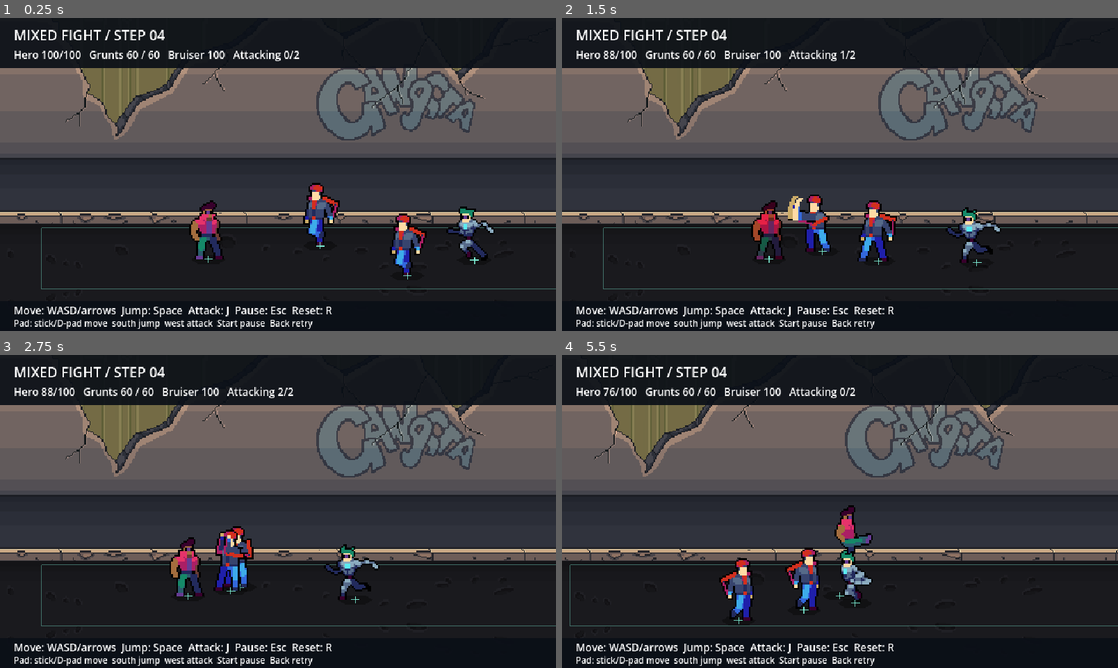
Above: before the commit, frames 1-4 (two rows, left to right).
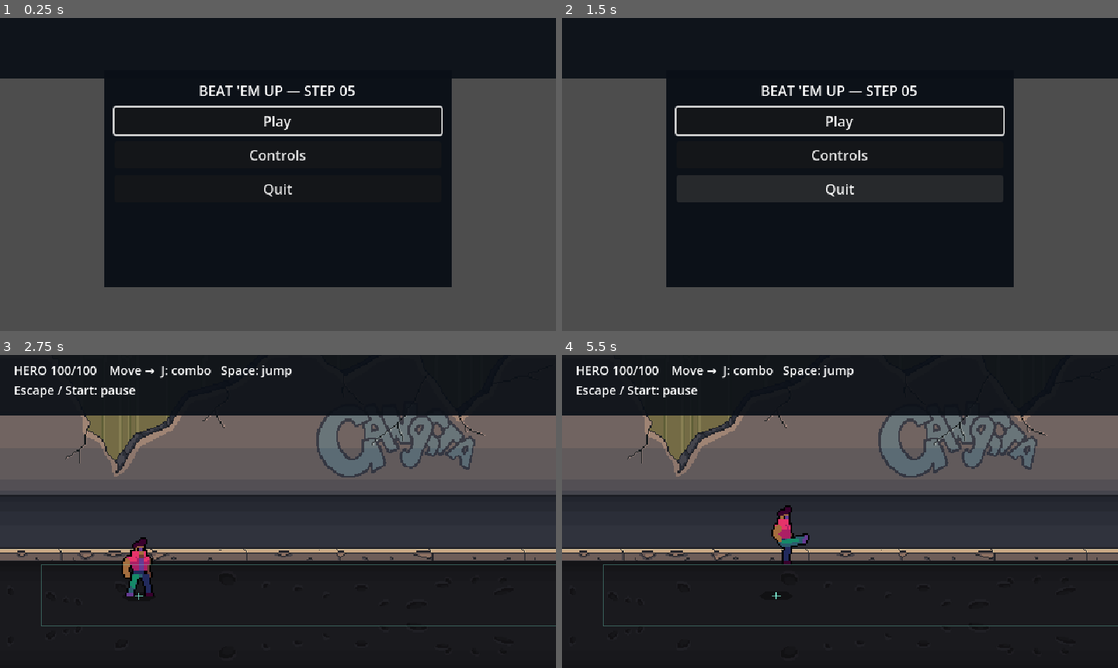
Above: after the commit, the same moments.

Repository: joacod/godot-games
Game: Godot game, scene res://main.tscn
Same seed, same stepped clock (60 frames per second), same inputs: the game is played once before the commit and once after it.
Inputs (mouse positions are in pixels of both pictures, inside the frame that each line leads up to):
- Up to frame 1 (0.25 s): no input
- Up to frame 2 (1.5 s): click (840, 155) at 0.5 s, where only the run after the commit has a clickable "Controls"; click (840, 199) at 1.25 s, where only the run after the commit has a clickable "Back"
- Up to frame 3 (2.75 s): click (278, 458) at 2 s, where only the run after the commit has a clickable "Play"
- Up to frame 4 (5.5 s): tap Enter (ui_accept) at 2.75 s; move the mouse to (962, 495) at 2.77 s; hold D (move_right) 2.78-3.53 s; hold J (attack) 2.78-3.53 s; click (962, 495) at 2.92 s; tap Space (jump) at 3.02, 3.05, 3.32, 3.6, 3.77, 4.07, 4.55, 5.27 s; move the mouse to (728, 527) at 3.52 s; hold S (move_down) 3.53-4.28 s; click (728, 527) at 3.67 s; tap J (attack) at 3.8, 5.3 s; move the mouse to (895, 442) at 4.27 s; hold D (move_right) 4.28-5.03 s; hold J (attack) 4.28-5.03 s; click (895, 442) at 4.42 s; move the mouse to (812, 574) at 5.02 s; hold W (move_up) from 5.03 s (still down); tap K (test_hit) at 5.1 s; click (812, 574) at 5.17 s

The runs differ from the first frame. In frame 1, 66% of the frame differs, in the area x 0-100%, y 3-100%; in frame 2, 61%; in frame 3, 9.3%; in frame 4, 15%.

Commit message:
Add beat-em-up Step 05 level and encounters

Diff:
--- a/beat-em-up/main.tscn
+++ b/beat-em-up/main.tscn
@@ -1,5 +1,5 @@
 [gd_scene load_steps=2 format=3]
-
-[ext_resource type="PackedScene" path="res://scenes/enemies/fight_street.tscn" id="1"]
-
-[node name="Main" instance=ExtResource("1")]
+[ext_resource type="Script" path="res://scenes/ui/run.gd" id="1"]
+[node name="Main" type="Node"]
+process_mode = 3
+script = ExtResource("1")
--- /dev/null
+++ b/beat-em-up/scenes/level/encounter.gd
@@ -0,0 +1,102 @@
+extends Node2D
+## A single arena owns queued waves, living actors and attack reservations.
+
+signal cleared
+
+@export var arena_bounds: Rect2
+@export var waves: Array[PackedScene] = []
+@export var wave_sizes: Array[int] = []
+@export var wave_delay: float = 1.2
+
+var player: CharacterBody2D
+var camera: Camera2D
+var actors: Node2D
+var enemies: Array[CharacterBody2D] = []
+var slots: Array[CharacterBody2D] = []
+var started: bool = false
+var finished: bool = false
+var next_wave: int = 0
+var spawn_cursor: int = 0
+var pending_time: float = 0.0
+var living: Dictionary = {}
+
+
+func start() -> void:
+	if started or player.health == 0:
+		return
+	started = true
+	_spawn_wave()
+
+
+func _physics_process(delta: float) -> void:
+	if not started or finished or player.health == 0 or not living.is_empty():
+		return
+	pending_time = maxf(0.0, pending_time - delta)
+	if pending_time == 0.0:
+		_spawn_wave()
+
+
+func _spawn_wave() -> void:
+	if player.health == 0 or get_tree().paused or next_wave >= wave_sizes.size():
+		return
+	var markers := $Spawns.get_children()
+	# Choose the farthest authored markers first; each is visible and reachable.
+	markers.sort_custom(func(a: Node2D, b: Node2D) -> bool:
+		return a.position.distance_to(player.position) > b.position.distance_to(player.position))
+	for index in range(wave_sizes[next_wave]):
+		var enemy: CharacterBody2D = waves[spawn_cursor + index].instantiate()
+		enemy.position = markers[index].position
+		enemy.ground_bounds = arena_bounds
+		enemy.encounter = self
+		enemy.target = player
+		actors.add_child(enemy)
+		enemies.append(enemy)
+		living[enemy.get_instance_id()] = true
+		enemy.died.connect(_enemy_died.bind(enemy))
+	spawn_cursor += wave_sizes[next_wave]
+	next_wave += 1
+
+
+func _enemy_died(enemy: CharacterBody2D) -> void:
+	var id := enemy.get_instance_id()
+	if not living.has(id):
+		return
+	living.erase(id)
+	release_slot(enemy)
+	if not living.is_empty() or player.health == 0:
+		return
+	if next_wave < wave_sizes.size():
+		pending_time = wave_delay
+	else:
+		finished = true
+		cleared.emit()
+
+
+func claim_slot(enemy: CharacterBody2D) -> bool:
+	if finished or player.health == 0 or get_tree().paused or enemy.health == 0 \
+			or not is_visible_fighter(enemy):
+		return false
+	if slots.has(enemy):
+		return true
+	if slots.size() >= 2:
+		return false
+	slots.append(enemy)
+	return true
+
+
+func release_slot(enemy: CharacterBody2D) -> void:
+	slots.erase(enemy)
+
+
+func is_visible_fighter(enemy: CharacterBody2D) -> bool:
+	return absf(enemy.position.x - camera.position.x) <= 280.0
+
+
+func approach_position(enemy: CharacterBody2D) -> Vector2:
+	var index := enemies.find(enemy)
+	var side := -1.0 if index % 2 == 0 else 1.0
+	if not arena_bounds.has_point(player.position + Vector2(side * 38.0, 0)):
+		side = -side
+	var depth := (-12.0 if index % 2 == 0 else 12.0) if slots.size() < 2 \
+		else (-24.0 if index % 2 == 0 else 24.0)
+	return (player.position + Vector2(side * 38.0, depth)).clamp(arena_bounds.position, arena_bounds.end)
--- /dev/null
+++ b/beat-em-up/scenes/level/street.gd
@@ -0,0 +1,79 @@
+extends Node2D
+## Street progression is independent of the title/pause run owner.
+
+signal hero_died
+
+const ROUTE_BOUNDS := Rect2(48, 242, 2416, 70)
+
+@onready var player: CharacterBody2D = $Actors/Player
+@onready var camera: Camera2D = $Camera
+@onready var encounters: Array[Node] = [$FirstFight, $YardFight]
+var active: Node2D
+var prompt: String = "Move →  J: combo   Space: jump"
+var reached_entrance: bool = false
+
+
+func _ready() -> void:
+	$Boundaries.draw.connect(_draw_boundaries)
+	player.ground_bounds = ROUTE_BOUNDS
+	player.died.connect(_hero_died)
+	for encounter in encounters:
+		encounter.player = player
+		encounter.camera = camera
+		encounter.actors = $Actors
+		encounter.cleared.connect(_cleared.bind(encounter))
+	_update_progress()
+
+
+func _physics_process(_delta: float) -> void:
+	if player.health > 0:
+		_update_progress()
+
+
+func _update_progress() -> void:
+	if active == null:
+		for encounter in encounters:
+			if not encounter.started and player.position.x >= encounter.arena_bounds.position.x + 60.0:
+				active = encounter
+				player.ground_bounds = encounter.arena_bounds
+				player.position = player.position.clamp(player.ground_bounds.position, player.ground_bounds.end)
+				camera.position.x = encounter.arena_bounds.get_center().x
+				encounter.start()
+				prompt = "Clear the fight — gates locked"
+				break
+	if active == null:
+		player.ground_bounds = ROUTE_BOUNDS
+		# A pending arena cannot be crossed between trigger checks, even airborne.
+		for encounter in encounters:
+			if not encounter.started:
+				player.ground_bounds.size.x = encounter.arena_bounds.end.x - ROUTE_BOUNDS.position.x
+				break
+		camera.position.x = clampf(player.position.x, 320.0, 2240.0)
+		if encounters[1].finished and player.position.x >= 2300.0:
+			reached_entrance = true
+			prompt = "BOSS ENTRANCE SEALED — boss arrives in Step 06"
+	$Boundaries.queue_redraw()
+
+
+func _cleared(encounter: Node2D) -> void:
+	if player.health == 0 or active != encounter:
+		return
+	active = null
+	prompt = "GO →"
+	_update_progress()
+
+
+func _hero_died() -> void:
+	for encounter in encounters:
+		for enemy in encounter.enemies:
+			enemy.cancel_attack()
+	hero_died.emit()
+
+
+func _draw_boundaries() -> void:
+	$Boundaries.draw_rect(ROUTE_BOUNDS, Color(0.5, 0.95, 0.85, 0.35), false, 1.0)
+	for encounter in encounters:
+		if encounter == active:
+			for x in [encounter.arena_bounds.position.x, encounter.arena_bounds.end.x]:
+				$Boundaries.draw_line(Vector2(x, 220), Vector2(x, 318), Color(1, 0.7, 0.2), 5.0)
+	$Boundaries.draw_line(Vector2(2464, 210), Vector2(2464, 318), Color(0.8, 0.3, 0.3), 8.0)
--- /dev/null
+++ b/beat-em-up/scenes/level/street.tscn
@@ -0,0 +1,114 @@
+[gd_scene load_steps=8 format=3]
+[ext_resource type="Script" path="res://scenes/level/street.gd" id="1"]
+[ext_resource type="Texture2D" path="res://assets/street/city.png" id="2"]
+[ext_resource type="PackedScene" path="res://scenes/player/player.tscn" id="3"]
+[ext_resource type="PackedScene" path="res://scenes/enemies/grunt.tscn" id="4"]
+[ext_resource type="PackedScene" path="res://scenes/enemies/bruiser.tscn" id="5"]
+[ext_resource type="Script" path="res://scenes/level/encounter.gd" id="6"]
+[sub_resource type="AtlasTexture" id="RoadExtension"]
+atlas = ExtResource("2")
+region = Rect2(0, 900, 1920, 180)
+[node name="Street" type="Node2D"]
+process_mode = 1
+script = ExtResource("1")
+[node name="Scenery" type="Node2D" parent="."]
+
+[node name="StreetLeft" type="Sprite2D" parent="Scenery"]
+position = Vector2(0, -60)
+scale = Vector2(0.33333334, 0.33333334)
+texture = ExtResource("2")
+centered = false
+
+[node name="StreetRight" type="Sprite2D" parent="Scenery"]
+position = Vector2(640, -60)
+scale = Vector2(0.33333334, 0.33333334)
+texture = ExtResource("2")
+centered = false
+flip_h = true
+
+[node name="RoadLeft" type="Sprite2D" parent="Scenery"]
+position = Vector2(0, 300)
+scale = Vector2(0.33333334, 0.33333334)
+texture = SubResource("RoadExtension")
+centered = false
+flip_v = true
+
+[node name="RoadRight" type="Sprite2D" parent="Scenery"]
+position = Vector2(640, 300)
+scale = Vector2(0.33333334, 0.33333334)
+texture = SubResource("RoadExtension")
+centered = false
+flip_h = true
+flip_v = true
+
+[node name="StreetFarLeft" type="Sprite2D" parent="Scenery"]
+position = Vector2(1280, -60)
+scale = Vector2(0.33333334, 0.33333334)
+texture = ExtResource("2")
+centered = false
+
+[node name="StreetFarRight" type="Sprite2D" parent="Scenery"]
+position = Vector2(1920, -60)
+scale = Vector2(0.33333334, 0.33333334)
+texture = ExtResource("2")
+centered = false
+flip_h = true
+
+[node name="RoadFarLeft" type="Sprite2D" parent="Scenery"]
+position = Vector2(1280, 300)
+scale = Vector2(0.33333334, 0.33333334)
+texture = SubResource("RoadExtension")
+centered = false
+flip_v = true
+
+[node name="RoadFarRight" type="Sprite2D" parent="Scenery"]
+position = Vector2(1920, 300)
+scale = Vector2(0.33333334, 0.33333334)
+texture = SubResource("RoadExtension")
+centered = false
+flip_h = true
+flip_v = true
+
+
+[node name="Boundaries" type="Node2D" parent="."]
+z_index = 1
+
+[node name="Actors" type="Node2D" parent="."]
+y_sort_enabled = true
+[node name="Player" parent="Actors" instance=ExtResource("3")]
+position = Vector2(160, 278)
+[node name="Camera" type="Camera2D" parent="."]
+position = Vector2(320, 180)
+limit_left = 0
+limit_top = 0
+limit_right = 2560
+limit_bottom = 360
+process_callback = 0
+[node name="FirstFight" type="Node2D" parent="."]
+script = ExtResource("6")
+arena_bounds = Rect2(480, 242, 540, 70)
+waves = Array[PackedScene]([ExtResource("4"), ExtResource("4")])
+wave_sizes = Array[int]([2])
+[node name="Spawns" type="Node2D" parent="FirstFight"]
+[node name="Spawn0" type="Marker2D" parent="FirstFight/Spawns"]
+position = Vector2(540, 252)
+[node name="Spawn1" type="Marker2D" parent="FirstFight/Spawns"]
+position = Vector2(960, 300)
+[node name="Spawn2" type="Marker2D" parent="FirstFight/Spawns"]
+position = Vector2(580, 300)
+[node name="Spawn3" type="Marker2D" parent="FirstFight/Spawns"]
+position = Vector2(920, 252)
+[node name="YardFight" type="Node2D" parent="."]
+script = ExtResource("6")
+arena_bounds = Rect2(1560, 242, 540, 70)
+waves = Array[PackedScene]([ExtResource("4"), ExtResource("4"), ExtResource("4"), ExtResource("5")])
+wave_sizes = Array[int]([2, 2])
+[node name="Spawns" type="Node2D" parent="YardFight"]
+[node name="Spawn0" type="Marker2D" parent="YardFight/Spawns"]
+position = Vector2(1620, 252)
+[node name="Spawn1" type="Marker2D" parent="YardFight/Spawns"]
+position = Vector2(2040, 300)
+[node name="Spawn2" type="Marker2D" parent="YardFight/Spawns"]
+position = Vector2(1660, 300)
+[node name="Spawn3" type="Marker2D" parent="YardFight/Spawns"]
+position = Vector2(2000, 252)
--- /dev/null
+++ b/beat-em-up/scenes/ui/run.gd
@@ -0,0 +1,137 @@
+extends Node
+## Owns one whole run and the minimal keyboard/controller menu flow.
+
+const STREET = preload("res://scenes/level/street.tscn")
+enum State { TITLE, CONTROLS, PLAYING, PAUSED, DEAD }
+var state: State = State.TITLE
+var street: Node2D
+var overlay: CanvasLayer
+var panel: PanelContainer
+var items: VBoxContainer
+var heading: Label
+var hud: Label
+
+
+func _ready() -> void:
+	process_mode = Node.PROCESS_MODE_ALWAYS
+	overlay = CanvasLayer.new()
+	add_child(overlay)
+	hud = Label.new()
+	hud.position = Vector2(16, 8)
+	hud.size = Vector2(608, 56)
+	hud.autowrap_mode = TextServer.AUTOWRAP_WORD_SMART
+	hud.add_theme_font_size_override("font_size", 14)
+	var header := ColorRect.new()
+	header.size = Vector2(640, 70)
+	header.color = Color(0.04, 0.06, 0.09, 0.92)
+	header.mouse_filter = Control.MOUSE_FILTER_IGNORE
+	overlay.add_child(header)
+	overlay.add_child(hud)
+	panel = PanelContainer.new()
+	panel.position = Vector2(120, 60)
+	panel.size = Vector2(400, 250)
+	var style := StyleBoxFlat.new()
+	style.bg_color = Color(0.04, 0.06, 0.09, 0.97)
+	style.content_margin_left = 12.0
+	style.content_margin_right = 12.0
+	style.content_margin_top = 12.0
+	style.content_margin_bottom = 12.0
+	panel.add_theme_stylebox_override("panel", style)
+	overlay.add_child(panel)
+	items = VBoxContainer.new()
+	items.add_theme_constant_override("separation", 8)
+	panel.add_child(items)
+	_show_menu(State.TITLE)
+
+
+func _process(_delta: float) -> void:
+	if is_instance_valid(street):
+		hud.text = "HERO %d/%d    %s\nEscape / Start: pause" % [street.player.health,
+			street.player.max_health, street.prompt]
+
+
+func _show_menu(next_state: State) -> void:
+	state = next_state
+	get_tree().paused = state == State.PAUSED or state == State.DEAD
+	for child in items.get_children():
+		items.remove_child(child)
+		child.queue_free()
+	panel.show()
+	heading = Label.new()
+	heading.horizontal_alignment = HORIZONTAL_ALIGNMENT_CENTER
+	heading.text = {State.TITLE: "BEAT 'EM UP — STEP 05", State.CONTROLS: "CONTROLS",
+		State.PAUSED: "PAUSED", State.DEAD: "GAME OVER"}[state]
+	items.add_child(heading)
+	match state:
+		State.TITLE:
+			_button("Play", start_run)
+			_button("Controls", func() -> void: _show_menu(State.CONTROLS))
+			_button("Quit", func() -> void: get_tree().quit())
+		State.CONTROLS:
+			var controls := Label.new()
+			controls.text = "Move: WASD/arrows / stick or D-pad\nAttack: J / west   Jump: Space / south\nPause: Escape / Start\nMenus: arrows/D-pad, Enter/south, Esc/east"
+			controls.add_theme_font_size_override("font_size", 13)
+			items.add_child(controls)
+			_button("Back", main_menu)
+		State.PAUSED, State.DEAD:
+			if state == State.PAUSED:
+				_button("Resume", resume_run)
+			_button("Retry", start_run)
+			_button("Main Menu", main_menu)
+			_button("Quit", func() -> void: get_tree().quit())
+	for child in items.get_children():
+		if child is Button:
+			child.grab_focus()
+			break
+
+
+func _button(text: String, action: Callable) -> void:
+	var button := Button.new()
+	button.text = text
+	button.action_mode = BaseButton.ACTION_MODE_BUTTON_PRESS
+	button.pressed.connect(action)
+	items.add_child(button)
+
+
+func _remove_run() -> void:
+	get_tree().paused = false
+	if is_instance_valid(street):
+		remove_child(street)
+		street.queue_free()
+	street = null
+	hud.text = ""
+
+
+func start_run() -> void:
+	_remove_run()
+	street = STREET.instantiate()
+	add_child(street)
+	street.hero_died.connect(func() -> void: _show_menu(State.DEAD))
+	state = State.PLAYING
+	panel.hide()
+	street.player.require_input_release()
+
+
+func main_menu() -> void:
+	_remove_run()
+	_show_menu(State.TITLE)
+
+
+func resume_run() -> void:
+	state = State.PLAYING
+	get_tree().paused = false
+	panel.hide()
+	street.player.require_input_release()
+
+
+func _unhandled_input(event: InputEvent) -> void:
+	if event.is_action_pressed("pause") and state == State.PLAYING:
+		get_viewport().set_input_as_handled()
+		_show_menu(State.PAUSED)
+	elif (event.is_action_pressed("pause") or event.is_action_pressed("ui_cancel")) \
+			and state == State.PAUSED:
+		get_viewport().set_input_as_handled()
+		resume_run()
+	elif event.is_action_pressed("ui_cancel") and state == State.CONTROLS:
+		get_viewport().set_input_as_handled()
+		main_menu()
--- /dev/null
+++ b/beat-em-up/tests/level_test.gd
@@ -0,0 +1,186 @@
+extends SceneTree
+## Real scene regressions for gates, queued waves and whole-run reset.
+
+const MAIN = preload("res://main.tscn")
+var run: Node
+var checks: int = 0
+var failures: int = 0
+
+
+func _initialize() -> void:
+	_test.call_deferred()
+
+
+func _test() -> void:
+	run = MAIN.instantiate()
+	root.add_child(run)
+	await _frames(2)
+	_check(run.state == run.State.TITLE and run.street == null, "boot offers title without a live run")
+	await _tap(KEY_DOWN)
+	await _tap(KEY_ENTER)
+	_check(run.state == run.State.CONTROLS, "keyboard focus navigation opens Controls")
+	_check(run.items.get_child(1).text.contains("D-pad"), "controls include controller bindings")
+	await _tap(KEY_ESCAPE)
+	_check(run.state == run.State.TITLE, "Escape returns from Controls")
+	_key(KEY_ENTER, true)
+	await _frames(2)
+	_check(run.state == run.State.PLAYING and run.street.player.jump_height == 0.0 \
+		and run.street.player._waiting_for_release, "held menu confirm cannot jump into gameplay")
+	_key(KEY_ENTER, false)
+	await _frames(2)
+	var street: Node2D = run.street
+	var hero: CharacterBody2D = street.player
+	var first: Node2D = street.encounters[0]
+	_check(hero.health == 100 and first.enemies.is_empty(), "safe entrance starts with full health and no enemies")
+	hero.position = Vector2(535, 278)
+	street._update_progress()
+	_check(not first.started, "gate remains open until feet are safely inside")
+	hero.jump_height = 30.0
+	hero.position.x = 540
+	street._update_progress()
+	_stop(street)
+	_check(first.started and first.living.size() == 2 and street.active == first, "airborne safe entry starts one fight")
+	_check(hero.ground_bounds == first.arena_bounds and street.camera.position.x == 750, "arena locks movement and camera")
+	for enemy in first.enemies:
+		_check(enemy.position.distance_to(hero.position) >= 80.0 and first.is_visible_fighter(enemy) \
+			and first.arena_bounds.has_point(enemy.position), "spawn is separated, visible and reachable")
+	first.start()
+	_check(first.enemies.size() == 2, "duplicate entry cannot spawn twice")
+	hero.position.x = 10000
+	hero._physics_process(0.0)
+	_check(hero.position.x == first.arena_bounds.end.x, "jump cannot escape right gate")
+	hero.position.x = -10000
+	hero._physics_process(0.0)
+	_check(hero.position.x == first.arena_bounds.position.x, "backtracking cannot escape left gate")
+	_defeat(first)
+	_check(first.finished and street.active == null and street.prompt == "GO →", "first clear unlocks and prompts forward")
+	hero.position.x = 540
+	street._update_progress()
+	_check(first.enemies.size() == 2 and street.active == null, "cleared fight cannot retrigger")
+	hero.position.x = 1620
+	street._update_progress()
+	var second: Node2D = street.encounters[1]
+	_stop(street)
+	_defeat(second)
+	_check(not second.finished and second.next_wave == 1 and street.active == second, "queued second wave keeps gates locked")
+	second._enemy_died(second.enemies[0])
+	_check(second.pending_time == second.wave_delay and not second.finished, "duplicate death cannot advance wave")
+	await _tap(KEY_ESCAPE)
+	_check(run.state == run.State.PAUSED, "Escape opens the pause menu")
+	var timer: float = second.pending_time
+	await _frames(90)
+	_check(second.pending_time == timer and second.enemies.size() == 2, "pause freezes scheduled wave")
+	await _tap(KEY_ESCAPE)
+	_check(run.state == run.State.PLAYING and not paused, "Escape resumes gameplay")
+	second._physics_process(0.6)
+	_check(second.enemies.size() == 2 and not second.finished, "wave delay retains lock")
+	second._physics_process(0.6)
+	_stop(street)
+	_check(second.enemies.size() == 4 and second.living.size() == 2 \
+		and second.enemies[3].knocks_down, "next wave spawns one grunt and bruiser")
+	_defeat(second)
+	_check(second.finished and street.active == null, "final scheduled enemies unlock second arena")
+	hero.position.x = 2300
+	street._update_progress()
+	_check(street.reached_entrance and street.prompt.contains("SEALED"), "route ends at explicitly unfinished boss entrance")
+	for encounter_index in [0, 1]:
+		run.start_run()
+		await _frames(1)
+		street = run.street
+		street.player.position.x = 540
+		street._update_progress()
+		if encounter_index == 1:
+			_defeat(street.encounters[0])
+			street.player.position.x = 1620
+			street._update_progress()
+		_stop(street)
+		run._show_menu(run.State.PAUSED)
+		run.start_run()
+		await _frames(1)
+		_check(_fresh(), "paused retry resets entire run from encounter %d" % encounter_index)
+	# Die while the mixed fight is waiting to spawn its next wave.
+	street = run.street
+	street.player.position.x = 540
+	street._update_progress()
+	_defeat(street.encounters[0])
+	street.player.position.x = 1620
+	street._update_progress()
+	_defeat(street.encounters[1])
+	street.player.receive_hit(1000, Vector2.LEFT)
+	await _frames(100)
+	_check(run.state == run.State.DEAD and street.encounters[1].enemies.size() == 2,
+		"death prevents pending spawns and opens Game Over")
+	run.start_run()
+	await _frames(1)
+	_check(_fresh(), "death retry creates a clean run")
+	run.main_menu()
+	await _frames(1)
+	_check(not paused and run.street == null and get_nodes_in_group("damage_receivers").is_empty(), "Main Menu discards all actors")
+	var south := InputEventJoypadButton.new()
+	south.device = 0
+	south.button_index = JOY_BUTTON_A
+	south.pressed = true
+	Input.parse_input_event(south)
+	await _frames(2)
+	_check(_fresh(), "Main Menu to Play starts clean")
+	_check(run.street.player.jump_height == 0.0 and run.street.player._waiting_for_release,
+		"held controller confirm cannot leak into jump")
+	south.pressed = false
+	Input.parse_input_event(south)
+	await _frames(2)
+	_check(run.street.player._waiting_for_release or run.street.player.strike == -1, "menu confirmation does not start an attack")
+	print("Level checks: %d passed, %d failed" % [checks - failures, failures])
+	run.main_menu()
+	run.queue_free()
+	await process_frame
+	quit(0 if failures == 0 else 1)
+
+
+func _fresh() -> bool:
+	var street: Node2D = run.street
+	return not paused and run.state == run.State.PLAYING and street.player.health == 100 \
+		and street.player.position == Vector2(160, 278) and street.camera.position.x == 320 \
+		and street.active == null and not street.reached_entrance \
+		and not street.encounters[0].started and not street.encounters[1].started \
+		and street.encounters[0].slots.is_empty() and street.encounters[1].enemies.is_empty()
+
+
+func _stop(street: Node2D) -> void:
+	street.player.set_physics_process(false)
+	for encounter in street.encounters:
+		for enemy in encounter.enemies:
+			enemy.set_physics_process(false)
+
+
+func _defeat(encounter: Node2D) -> void:
+	for enemy in encounter.enemies:
+		if enemy.health > 0:
+			enemy.receive_hit(1000, Vector2.LEFT)
+
+
+func _frames(count: int) -> void:
+	for index in range(count):
+		await physics_frame
+		await process_frame
+
+
+func _check(condition: bool, description: String) -> void:
+	checks += 1
+	if not condition:
+		failures += 1
+		push_error(description)
+
+
+func _key(code: Key, pressed: bool) -> void:
+	var event := InputEventKey.new()
+	event.keycode = code
+	event.physical_keycode = code
+	event.pressed = pressed
+	Input.parse_input_event(event)
+
+
+func _tap(code: Key) -> void:
+	_key(code, true)
+	await _frames(1)
+	_key(code, false)
+	await _frames(1)
Not shown, added: beat-em-up/scenes/level/encounter.gd.uid
Not shown, added: beat-em-up/scenes/level/street.gd.uid
Not shown, added: beat-em-up/scenes/ui/run.gd.uid
Not shown, added: beat-em-up/tests/level_test.gd.uid
Not shown, changed: beat-em-up/docs/ACCEPTANCE.md
Not shown, changed: beat-em-up/docs/PLAN.md
Not shown, changed: beat-em-up/docs/steps/05-level.md
